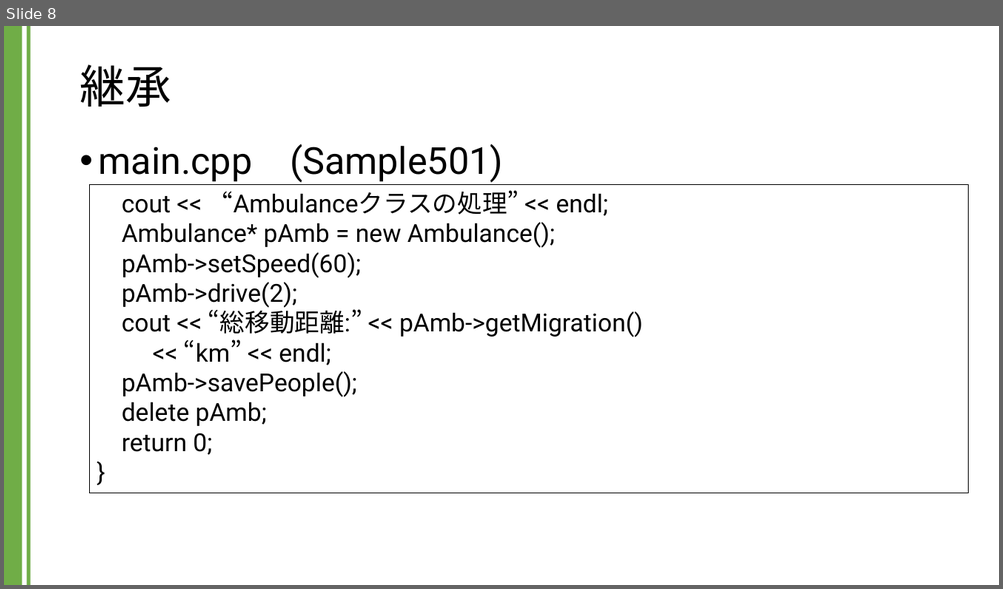
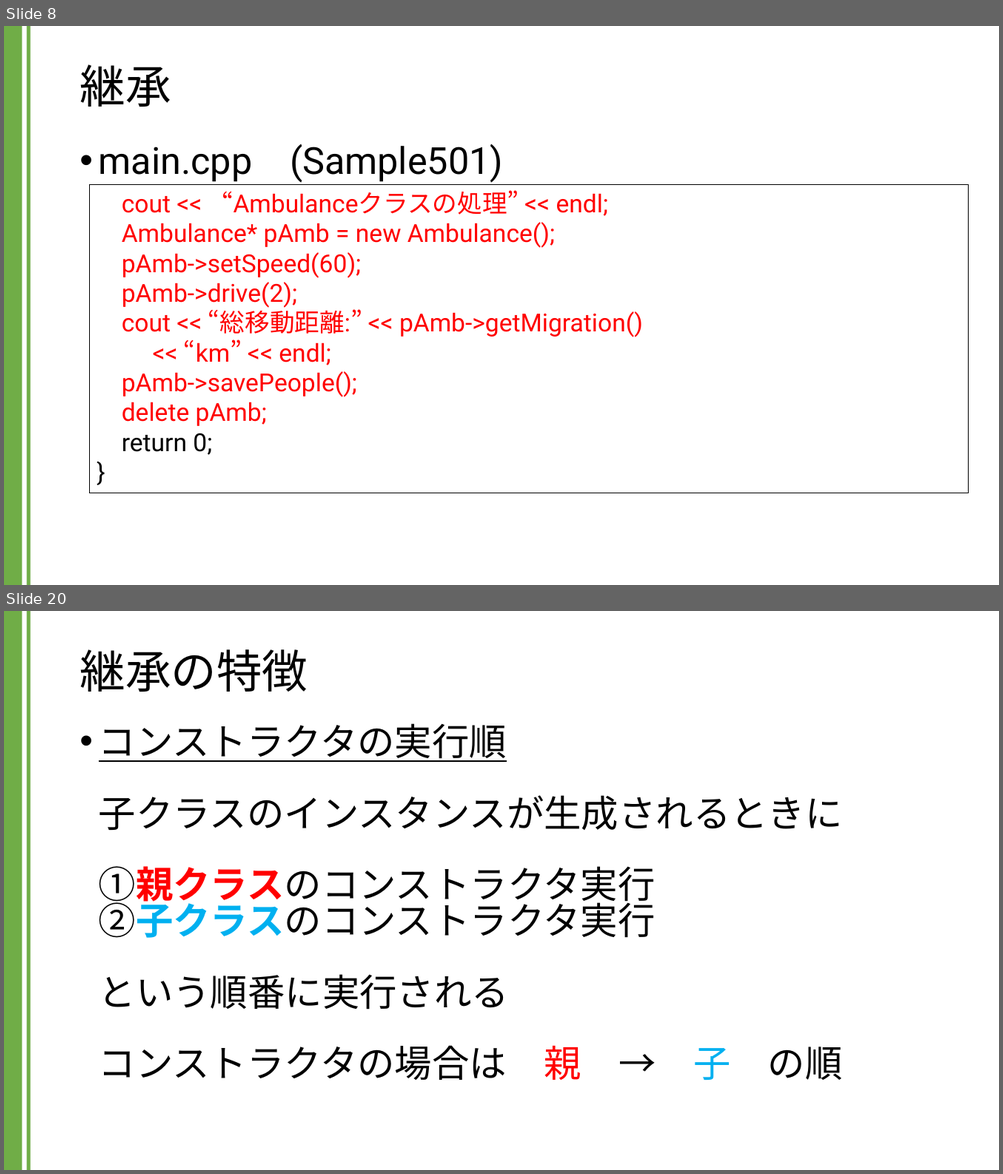
Before and after one commit to kic-murata/cpp2024, a slide deck: 授業資料/講義資料：継承とポリモーフィズム.pptx. Shown one above the other, each under a label of ours: slide 8 before the commit, slides 8 and 20 after it; the slides between them are not shown. The pictures are 1003x589 and 1003x1174 pixels, drawn with LibreOffice and Linux fonts; fonts in the diff are those of the drawing. Boxes give left, top, right and bottom in pixels: in the first picture for what was removed or moved away, otherwise in the second. Text is boxed around its words. In the diff, an @@ line names an element or a change of style, - is before the commit and + after.

```diff
--- a/授業資料/講義資料：継承とポリモーフィズム.pptx
+++ b/授業資料/講義資料：継承とポリモーフィズム.pptx
@@ slide 20 added at [4, 611, 999, 1170], background #FFFFFF; not listed: 2 template elements that a slide beside it also shows @@
@@ title added at [79, 649, 307, 692], 44 pt, text #000000 @@
+継承の特徴
@@ text added at [99, 723, 842, 1080], 36 pt, text #000000 @@
+• コンストラクタの実行順
+  子クラスのインスタンスが生成されるときに
+  ①親クラスのコンストラクタ実行
+  ②子クラスのコンストラクタ実行
+  という順番に実行される
+  コンストラクタの場合は 親 → 子 の順
@@ slide 8 changed as well @@
@@ text in rectangle at [122, 190, 643, 455]: text colour #000000 to #FF0000 @@
```
Also in this commit, not shown: 1 other slide changed, 14 other slides added.
